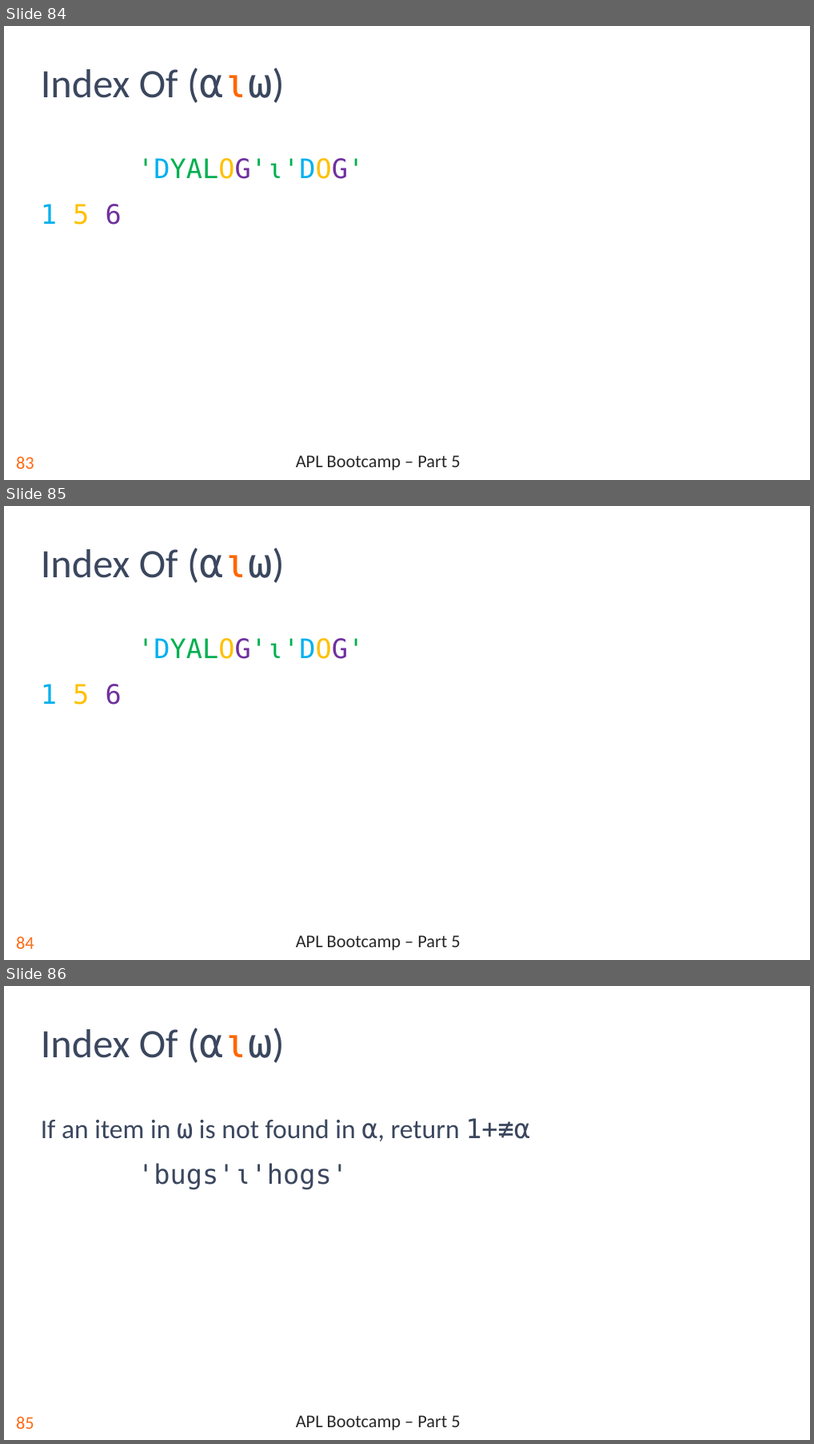
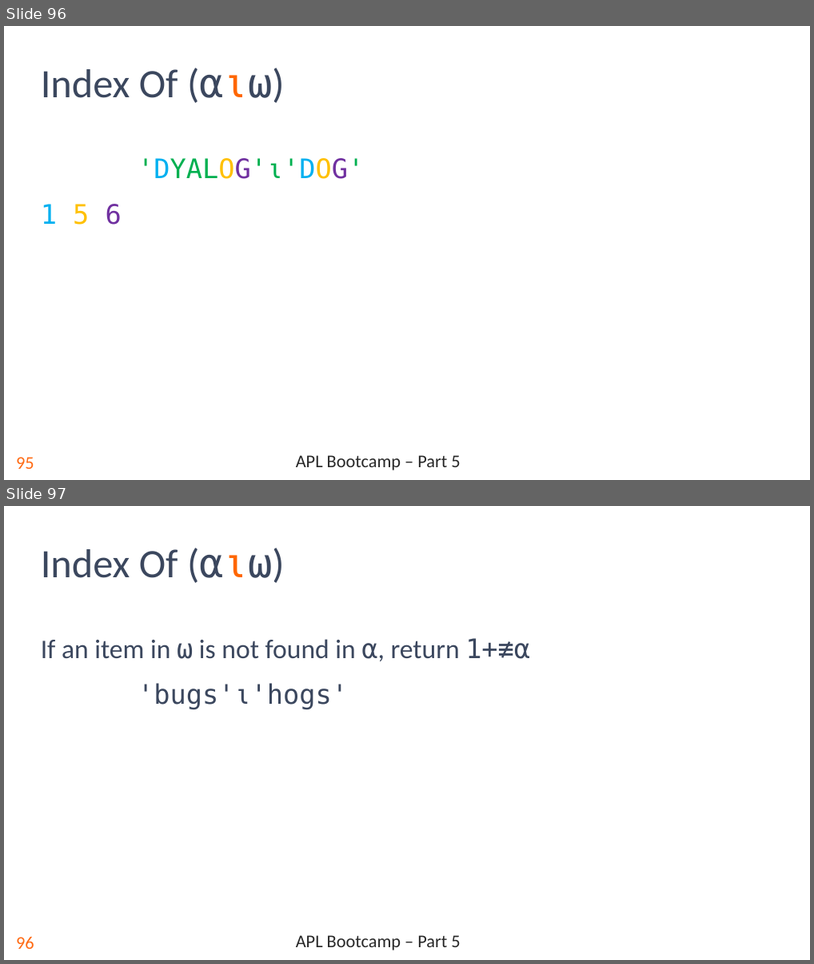
Before and after one commit to rikedyp/APLBootcamp, a slide deck: slides/APL_Bootcamp-part-5.pptx. Shown one above the other, each under a label of ours: slides 84, 85 and 86 before the commit, slides 96 and 97 after it. The pictures are 814x1444 and 814x964 pixels, drawn with LibreOffice and Linux fonts; fonts in the diff are those of the drawing; background and template pictures are left out. Boxes give left, top, right and bottom in pixels: in the first picture for what was removed or moved away, otherwise in the second. Text is boxed around its words. In the diff, an @@ line names an element or a change of style, - is before the commit and + after.

```diff
--- a/slides/APL_Bootcamp-part-5.pptx
+++ b/slides/APL_Bootcamp-part-5.pptx
@@ slide 85 removed at box(4, 506, 810, 960), background #FFFFFF; not listed: 2 template elements that a slide beside it also shows @@
@@ title removed at box(41, 549, 178, 578) @@
-Index Of (⍺⍳⍵)
@@ text removed at box(41, 638, 364, 704) @@
-'DYALOG'⍳'DOG'
-1 5 6
@@ what was slide 84 is now slide 96 @@
@@ page number at box(16, 456, 34, 468): text changed @@
-83
+95
@@ what was slide 86 is now slide 97 @@
@@ page number at box(16, 936, 34, 948): text changed @@
-85
+96
```
Also in this commit, not shown: 6 slides changed, 13 slides added.
